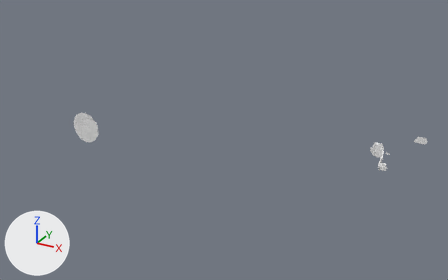
Before and after pictures for a commit that changed the OBJ model assets/models/level/lava/model.obj.
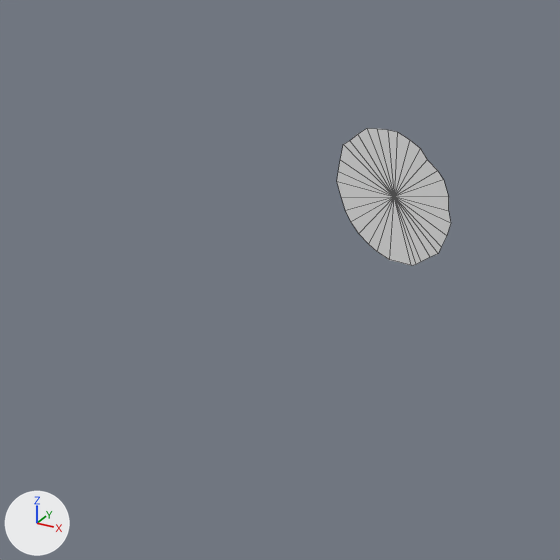
There are two pictures of each version: one whole from a 50 mm camera at (341.0, -2143.0, 972.0) aimed at (-605.0, -423.0, 112.0), one close up on the part from 0% to 27% of the width and 30% to 74% of the height. Lighting does not change. The marker at lower left points along +X, +Y and +Z. The last two pictures show the newer version. The close-ups show mesh edges as thin lines. Where no turn or scale is listed for an object, it has been applied to the vertices.

In view in the first close-up: 'lavaMesh.old'.
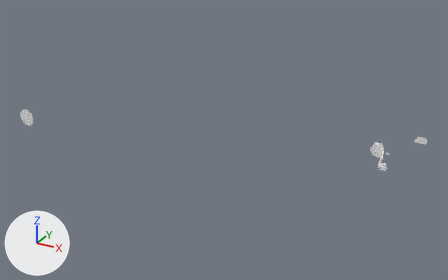
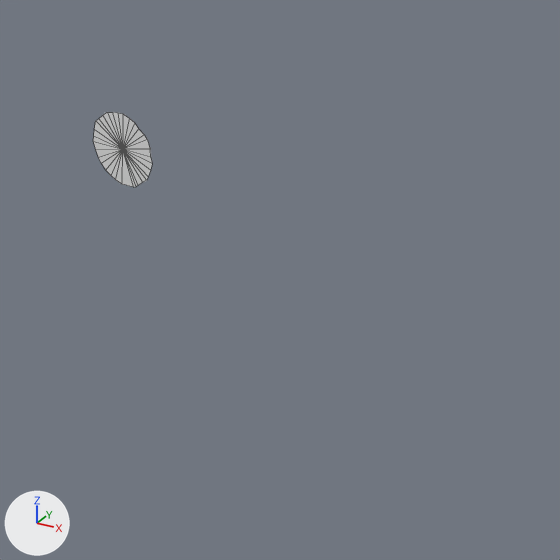
Location of each change, (x1, y1, x2, y2) in pixels of the close-ups (560 x 560 px):
'lavaMesh.old', reshaped
    before: (337, 128, 451, 265)
    after: (93, 112, 152, 187)

The change in detail:
me_lavamesh_old is used by ob_lavamesh_old; location (0.0, 0.0, 0.0).
me_lavamesh_old had 193 vertices, 261 faces and spanned x -932.0..-2.0, y -798.0..-4.0, z -27.0..287.0.
me_lavamesh_old now has 193 vertices, 261 faces and spans x -1161.0..-2.0, y -798.0..-4.0, z -27.0..253.0.
me_lavamesh_old part 1: the loose piece of 33 vertices spanning x -932.0..-835.0, y -798.0, z 190.0..287.0 is scaled about its middle by (0.578, 1, 0.578), then moved by (-249.0, 0.0, -13.0).
